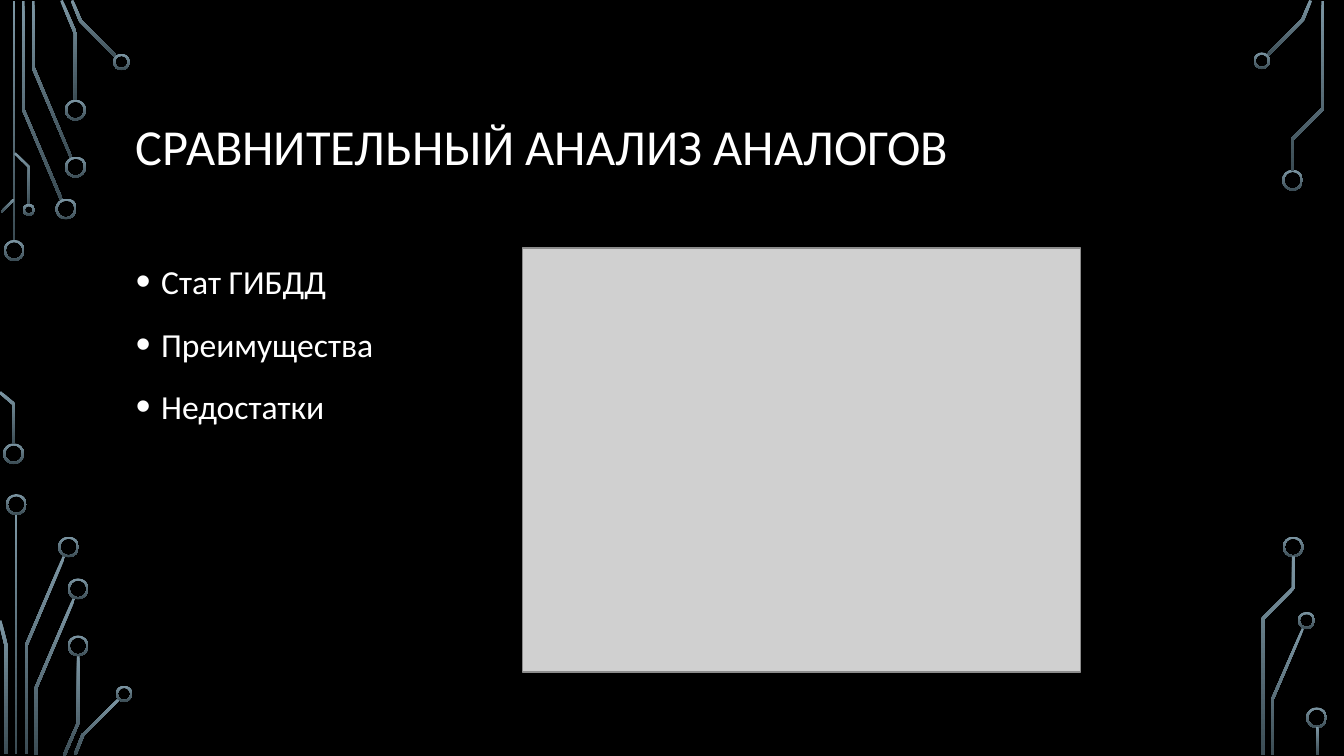
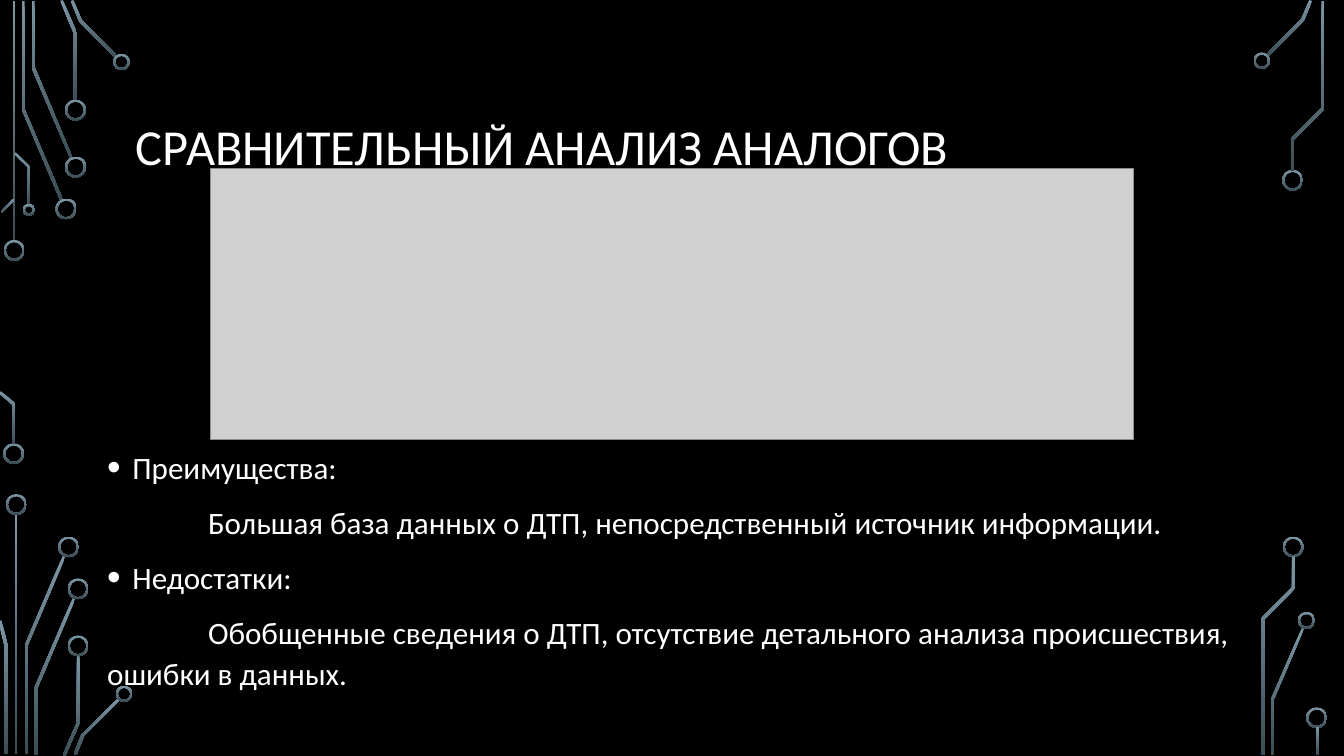
Before and after one commit to amphyzale/Distributed-Software-Systems, a slide deck: slide 8 of Course-Project/Car Crash Today End.pptx (slide 7 before the commit). Drawn at 1344x756 pixels with LibreOffice and Linux fonts; fonts in the diff are those of the drawing; grey boxes stand for pictures; background and template pictures are left out. Boxes give left, top, right and bottom in pixels: in the first picture for what was removed or moved away, otherwise in the second. Text is boxed around its words. In the diff, an @@ line names an element or a change of style, - is before the commit and + after.

```diff
--- a/Course-Project/Car Crash Today End.pptx
+++ b/Course-Project/Car Crash Today End.pptx
@@ picture added at (211, 169, 1134, 441) @@
@@ picture removed at (523, 248, 1081, 673) @@
@@ text at (107, 459, 1228, 693): text changed; size 24 to 22.2 pt @@
-• Стат ГИБДД
-• Преимущества
-• Недостатки
+• Преимущества:
+Большая база данных о ДТП, непосредственный источник информации.
+• Недостатки:
+Обобщенные сведения о ДТП, отсутствие детального анализа происшествия, ошибки в данных.
```
Also in this commit, not shown: 6 other slides changed, 1 slide added, 1 slide removed, 3 other files.
